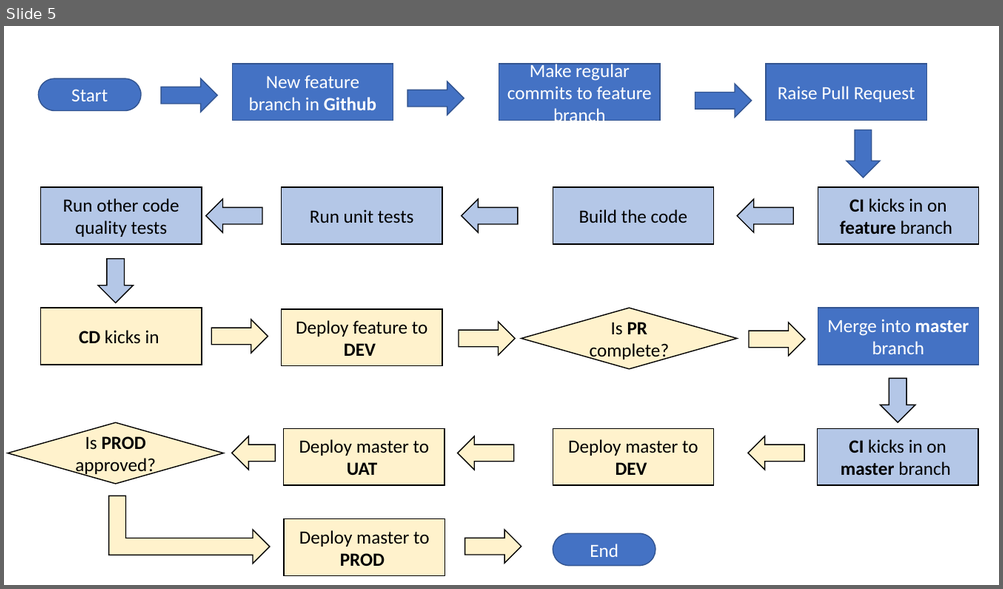
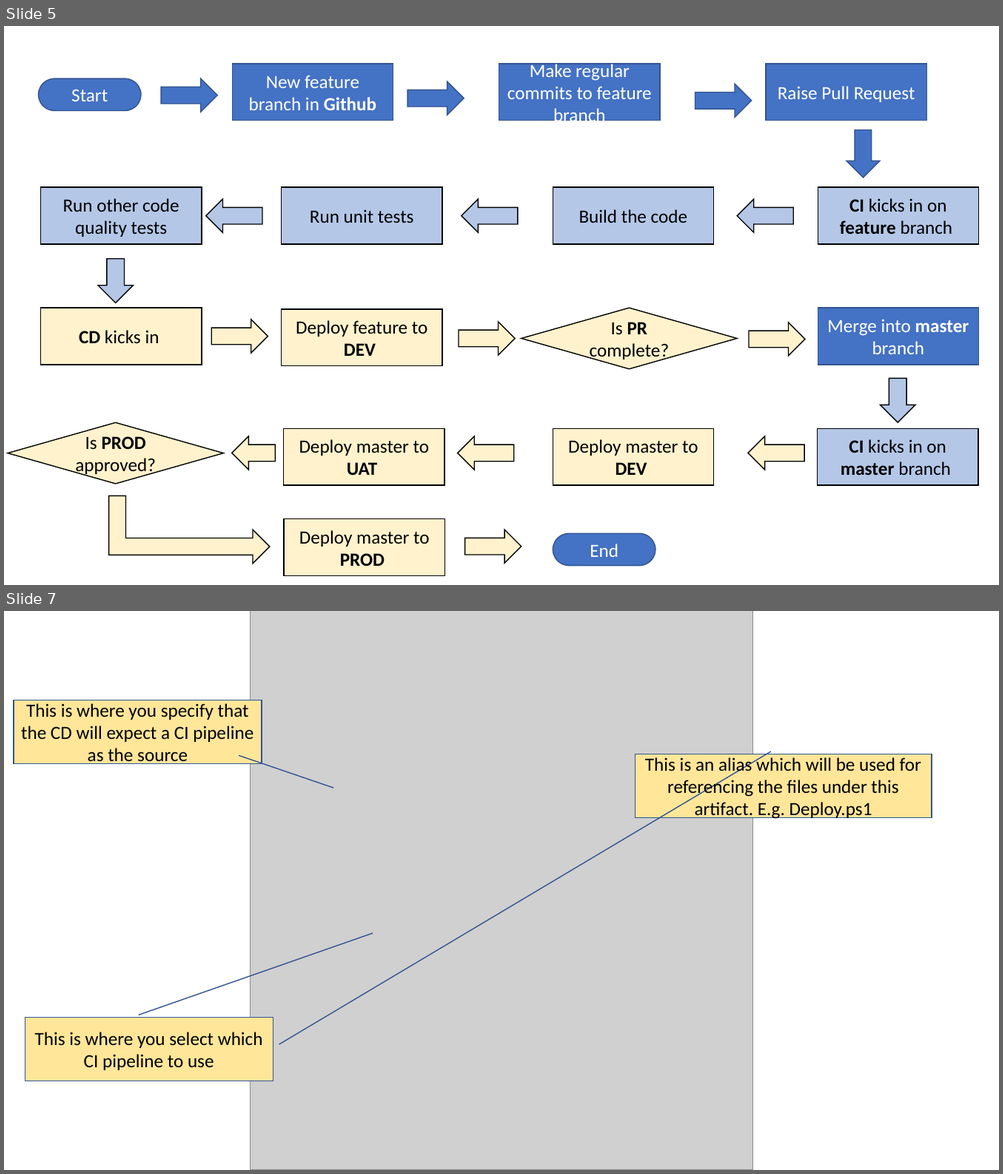
Before and after one commit to sdg002/AnyDotnetStuff, a slide deck: DemoWebAppWithCiCd/docs/cicd.pptx. Shown one above the other, each under a label of ours: slide 5 before the commit, slides 5 and 7 after it; the slides between them are not shown. The pictures are 1003x589 and 1003x1174 pixels, drawn with LibreOffice and Linux fonts; fonts in the diff are those of the drawing; grey boxes stand for pictures. Boxes give left, top, right and bottom in pixels: in the first picture for what was removed or moved away, otherwise in the second. Text is boxed around its words. In the diff, an @@ line names an element or a change of style, - is before the commit and + after.

```diff
--- a/DemoWebAppWithCiCd/docs/cicd.pptx
+++ b/DemoWebAppWithCiCd/docs/cicd.pptx
@@ slide 7 added at (4,611,999,1170), background #FFFFFF @@
@@ picture added at (250,611,752,1170) @@
@@ border callout added at (14,700,262,763), fill #FFE699, outline #325491 1 pt, 18 pt, text #000000 @@
+This is where you specify that the CD will expect a CI pipeline as the source
@@ border callout added at (635,755,931,817), fill #FFE699, outline #325491 1 pt, 18 pt, text #000000 @@
+This is an alias which will be used for referencing the files under this artifact. E.g. Deploy.ps1
@@ border callout added at (25,1017,273,1081), fill #FFE699, outline #325491 1 pt, 18 pt, text #000000 @@
+This is where you select which CI pipeline to use
```
Also in this commit, not shown: 4 other slides added, 7 other files.
